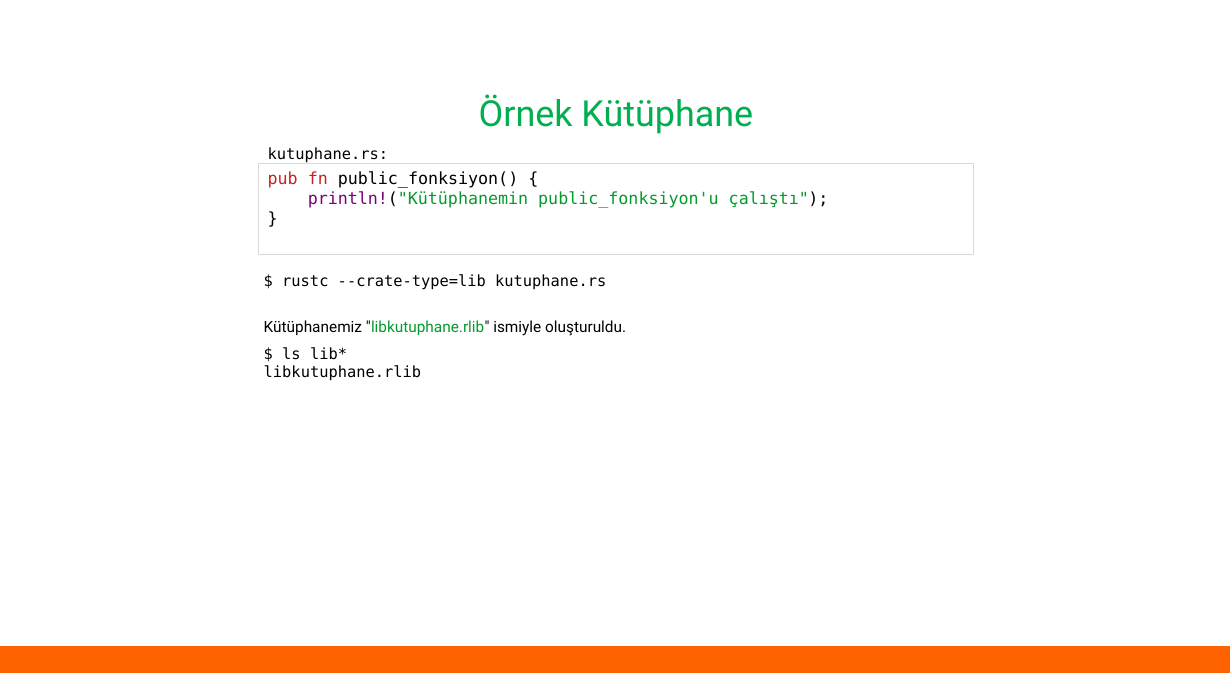
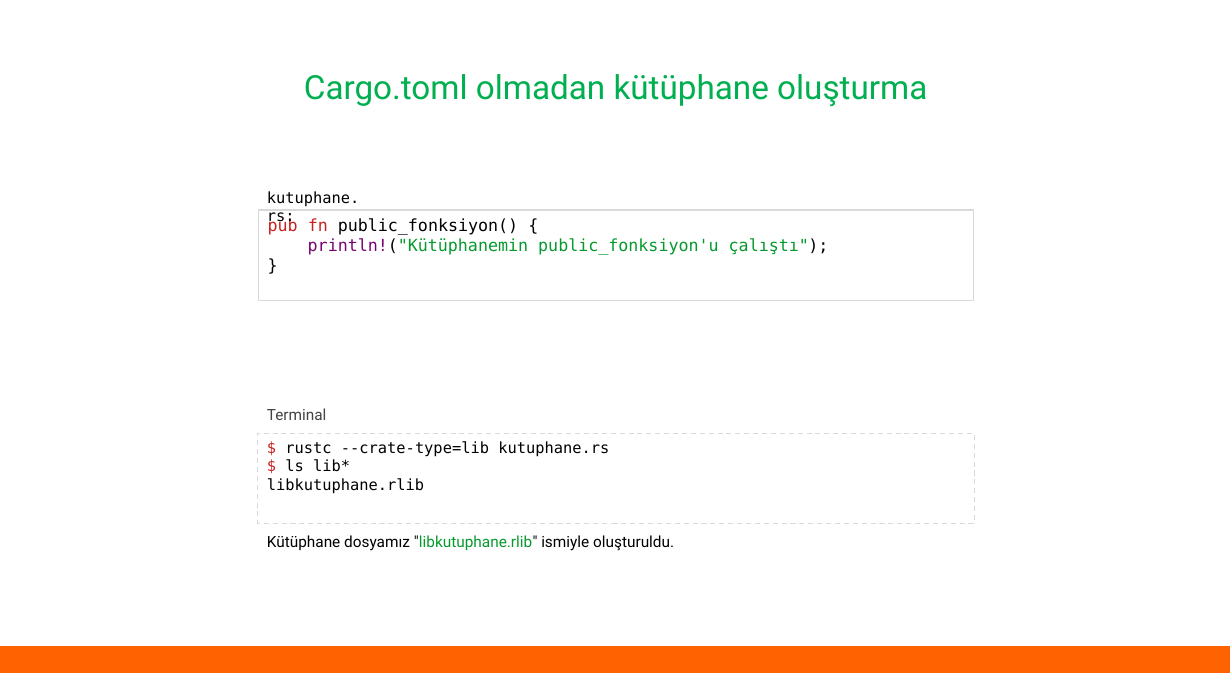
Before and after one commit to eminfedar/rust-tr-ders-slaytlari, a slide deck: slide 3 of rust_egitim_3_crates_tests.odp. Drawn at 1232x693 pixels with LibreOffice and Linux fonts; fonts in the diff are those of the drawing. Boxes give left, top, right and bottom in pixels: in the first picture for what was removed or moved away, otherwise in the second. Text is boxed around its words. In the diff, an @@ line names an element or a change of style, - is before the commit and + after.

```diff
--- a/rust_egitim_3_crates_tests.odp
+++ b/rust_egitim_3_crates_tests.odp
@@ text added at <box>304,74,927,107</box>, 25.9 pt, text #00B050 @@
+Cargo.toml olmadan kütüphane oluşturma
@@ text removed at <box>479,94,753,134</box> @@
-Örnek Kütüphane
@@ text "kutuphane.rs:" rewrapped from <box>268,147,388,163</box> to <box>267,191,360,225</box> @@
@@ rectangle "pub fn public_fonksiyon() {": place and size @@
-rectangle "pub fn public_fonksiyon() {" at <box>259,164,974,254</box>
+rectangle "pub fn public_fonksiyon() {" at <box>259,210,974,300</box>
@@ text removed at <box>282,274,606,290</box> @@
-$ rustc --crate-type=lib kutuphane.rs
@@ text removed at <box>264,347,421,381</box> @@
-$ ls lib*
-libkutuphane.rlib
@@ text added at <box>267,408,327,420</box>, 12 pt, text #434343 @@
+Terminal
@@ rectangle added at <box>258,433,974,523</box>, fill #FFFFFF, outline #D9D9D9 0.74 pt, 12 pt, text #000000 @@
+$ rustc --crate-type=lib kutuphane.rs
+$ ls lib*
+libkutuphane.rlib
@@ text at <box>267,535,674,551</box>: text changed @@
-Kütüphanemiz "libkutuphane.rlib" ismiyle oluşturuldu.
+Kütüphane dosyamız "libkutuphane.rlib" ismiyle oluşturuldu.
```
Also in this commit, not shown: 13 other slides changed, 3 slides added, 2 slides removed, 5 other files.
